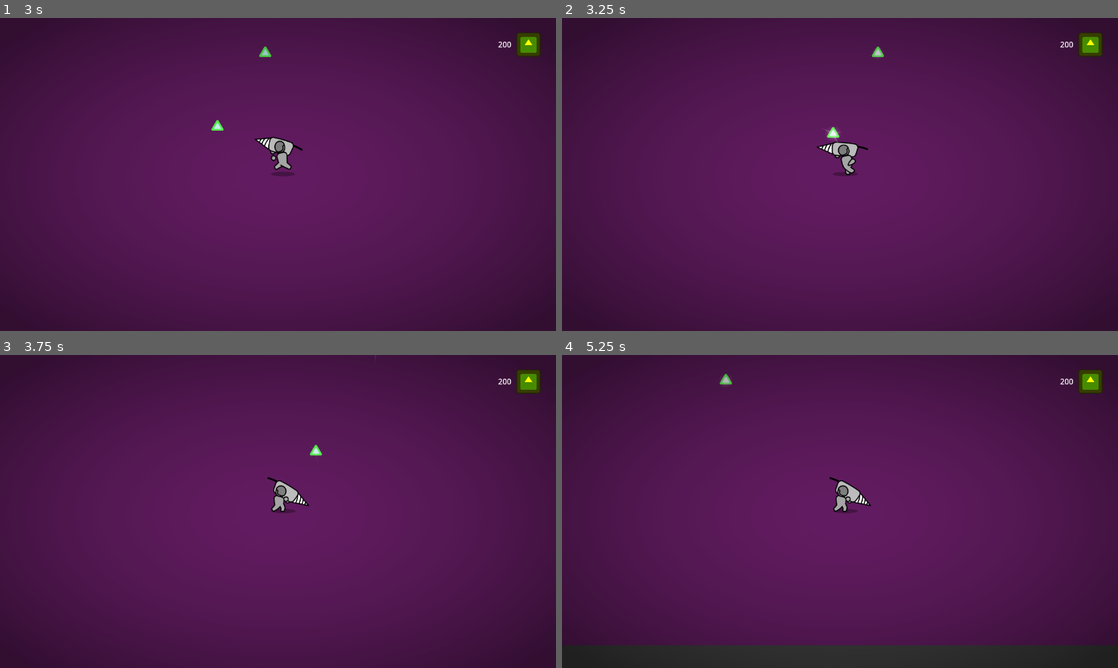
Above: before the commit, frames 1-4 (two rows, left to right).
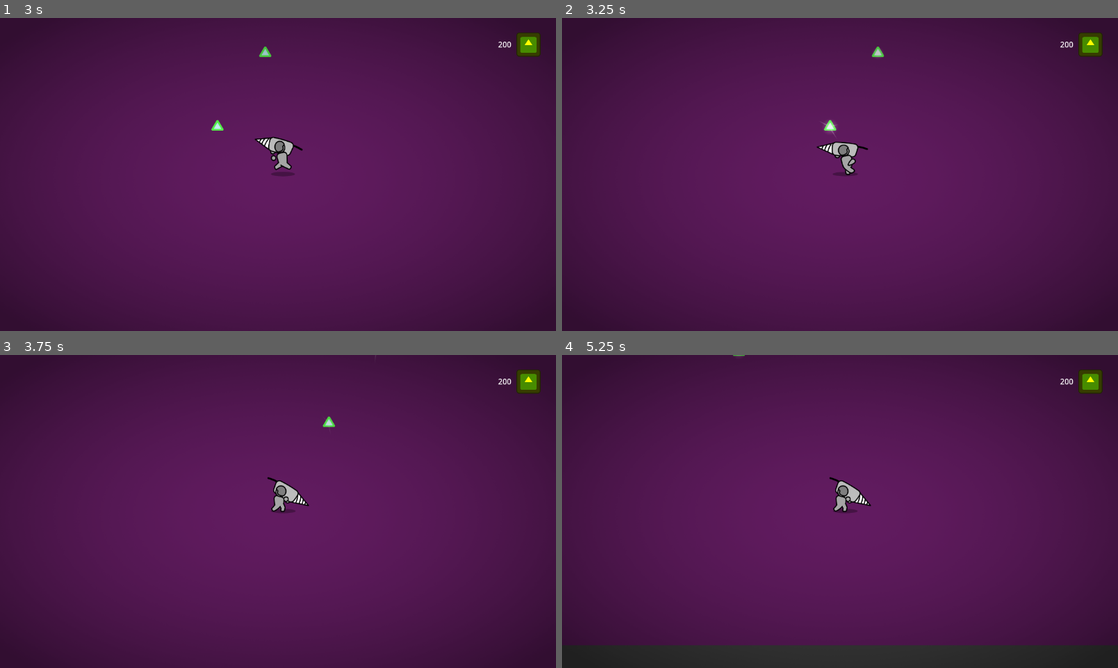
Above: after the commit, the same moments.

Repository: DeepRestGames/incremental-space-game
Game: Godot game, scene res://Scenes/Prototypes/Prototype_ExpeditionScene.tscn
Two runs of this game, one before a commit and one after it. Both use one fixed random seed, a clock stepped at 60 frames per second and the inputs below. This scene is started directly instead of the project's main scene. The engine's default icon, where the game draws it, is replaced by a stand-in: a white triangle on a blue panel in a dark square.
Inputs (mouse positions are in pixels of both pictures, inside the frame that each line leads up to):
- Up to frame 1 (3 s): move the mouse to (250, 237) at 0.52 s; hold E (interact) 0.53-1.28 s; hold W (move_up) 0.53-2.03 s; move the mouse to (444, 221) at 1.27 s; tap E (interact) at 1.35, 2.85 s; move the mouse to (111, 127) at 2.02 s; hold E (interact) 2.03-2.78 s; hold A (move_left) from 2.03 s (still down); move the mouse to (305, 174) at 2.77 s
- Up to frame 2 (3.25 s): keep holding A (move_left)
- Up to frame 3 (3.75 s): move the mouse to (194, 433) at 3.52 s; release A (move_left) at 3.53 s; hold S (move_down) from 3.53 s (still down); hold E (interact) from 3.53 s (still down)
- Up to frame 4 (5.25 s): move the mouse to (962, 495) at 4.27 s; release S (move_down) at 4.28 s; release E (interact) at 4.28 s; hold D (move_right) 4.28-5.03 s; tap E (interact) at 4.35 s; move the mouse to (728, 527) at 5.02 s; hold W (move_up) from 5.03 s (still down); hold E (interact) from 5.03 s (still down)

Frame 1 is identical in both runs. In frame 2, 0.1% of the frame differs, in the area x 46-51%, y 32-40%; in frame 3, 0.1%; in frame 4, less than 0.1%.
Error before the commit: Invalid access to property or key 'global_position' on a base object of type 'null instance'. (res://Scripts/GameManagers/GameManager.gd:26)
Error after the commit: Invalid access to property or key 'global_position' on a base object of type 'null instance'. (res://Scripts/GameManagers/GameManager.gd:25)

Commit message:
Fixed: Player moving between scenes loses reference

Diff:
--- a/Scripts/GameManagers/EventBus.gd
+++ b/Scripts/GameManagers/EventBus.gd
@@ -1,5 +1,8 @@
 # warnings-disable
 extends Node
+
+# Globals
+@warning_ignore("unused_signal") signal on_player_ready(player_reference)
 
 # Inputs
 @warning_ignore("unused_signal") signal action_trigger_interact
--- a/Scripts/GameManagers/GameManager.gd
+++ b/Scripts/GameManagers/GameManager.gd
@@ -22,10 +22,11 @@
 
 	# Level initialization
 	# TODO Add logic to handle the menus navigation (e.g. in the start menu the node Player doesn't exist, but the GameManager singleton does
-	player = get_tree().get_first_node_in_group("Player")
 	deposit_box_position = get_tree().get_first_node_in_group("DepositBox").global_position
 
 	print("Deposit box position: " + str(deposit_box_position))
+
+	EventBus.connect("on_player_ready", on_player_ready)
 
 	EventBus.connect("add_resource", add_resource)
 	EventBus.connect("player_enter_deposit_box_area", add_resource_deposit_box)
@@ -36,6 +37,10 @@
 
 func DEBUG_add_player_resources() -> void:
 	current_player_resource = 200
+
+
+func on_player_ready(player_reference: Player) -> void:
+	player = player_reference
 
 
 func add_resource(resource_amount: int) -> void:
--- a/Scripts/Player/Player.gd
+++ b/Scripts/Player/Player.gd
@@ -45,6 +45,8 @@
 
 	# Animations
 	animation_tree.active = true
+
+	EventBus.emit_signal("on_player_ready", self)
 
 
 func update_looking_direction(new_looking_direction: Vector2) -> void:
